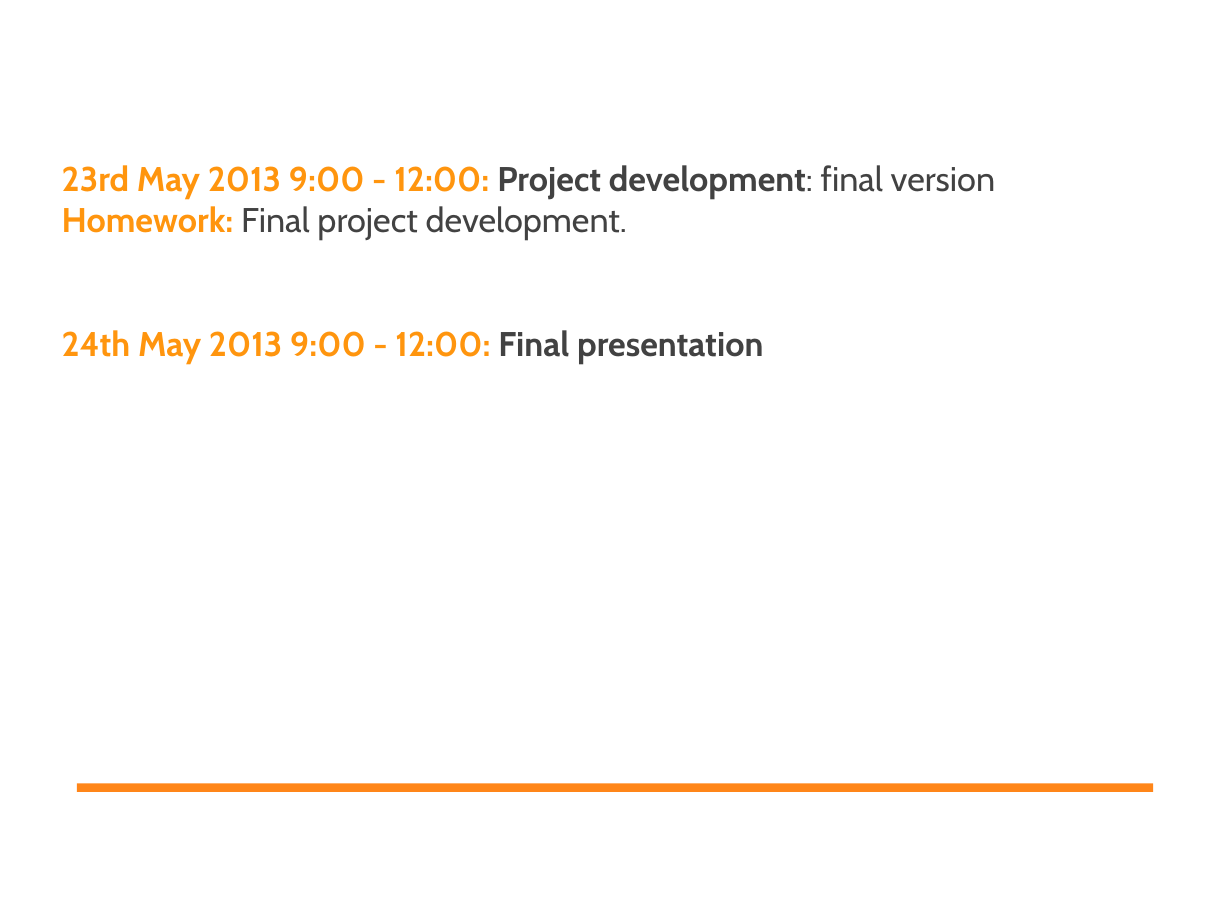
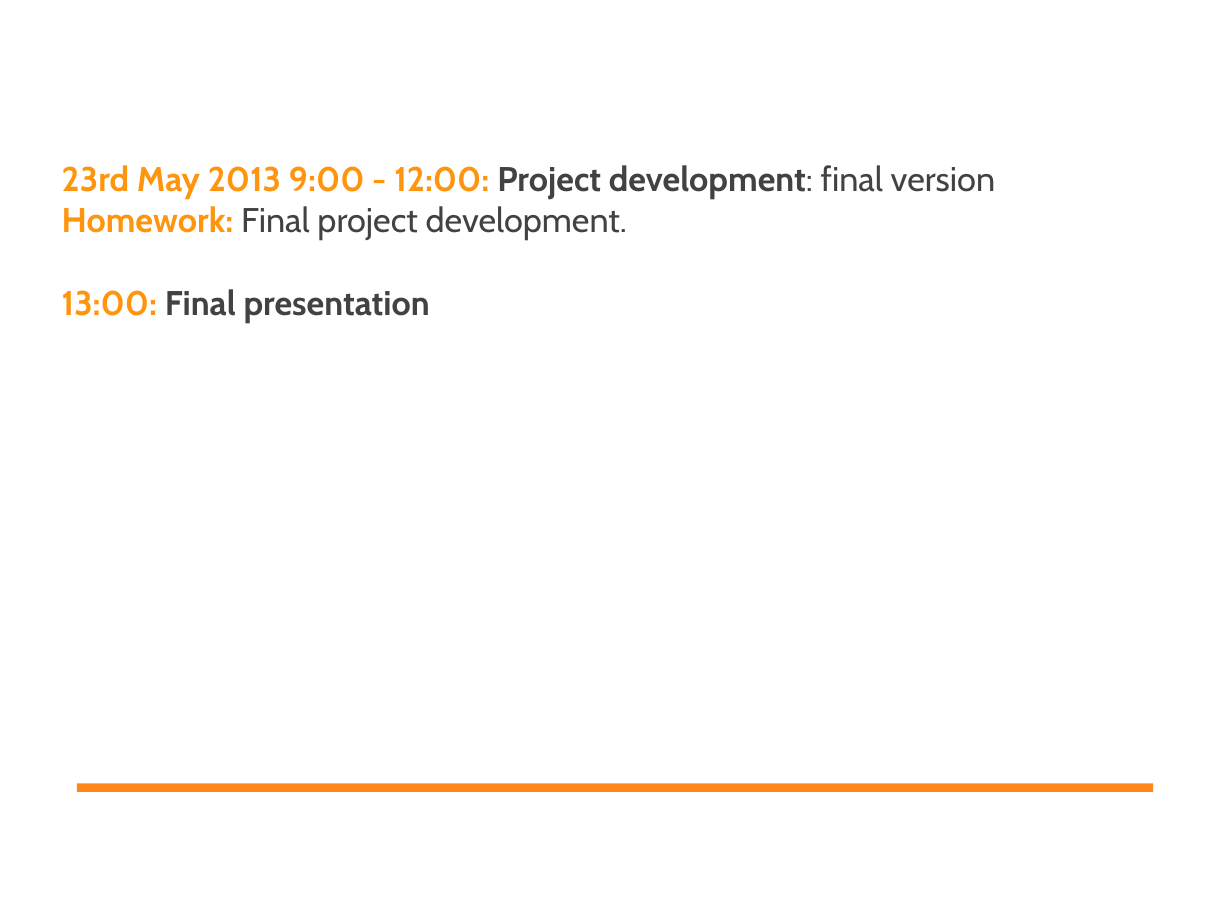
Before and after one commit to DigitalFabricationStudio/Slides, a slide deck: slide 7 of libreoffice/DigitalFabricationStudio.00__Introduction.odp. Drawn at 1232x924 pixels with LibreOffice and Linux fonts; fonts in the diff are those of the drawing; background and template pictures are left out. Boxes give left, top, right and bottom in pixels: in the first picture for what was removed or moved away, otherwise in the second. Text is boxed around its words. In the diff, an @@ line names an element or a change of style, - is before the commit and + after.

Commit message:
fix dates

```diff
--- a/libreoffice/DigitalFabricationStudio.00__Introduction.odp
+++ b/libreoffice/DigitalFabricationStudio.00__Introduction.odp
@@ text at (62, 289, 430, 323): text changed; text colour #FF950E to #424242 @@
-24th May 2013 9:00 - 12:00: Final presentation
+13:00: Final presentation
```
